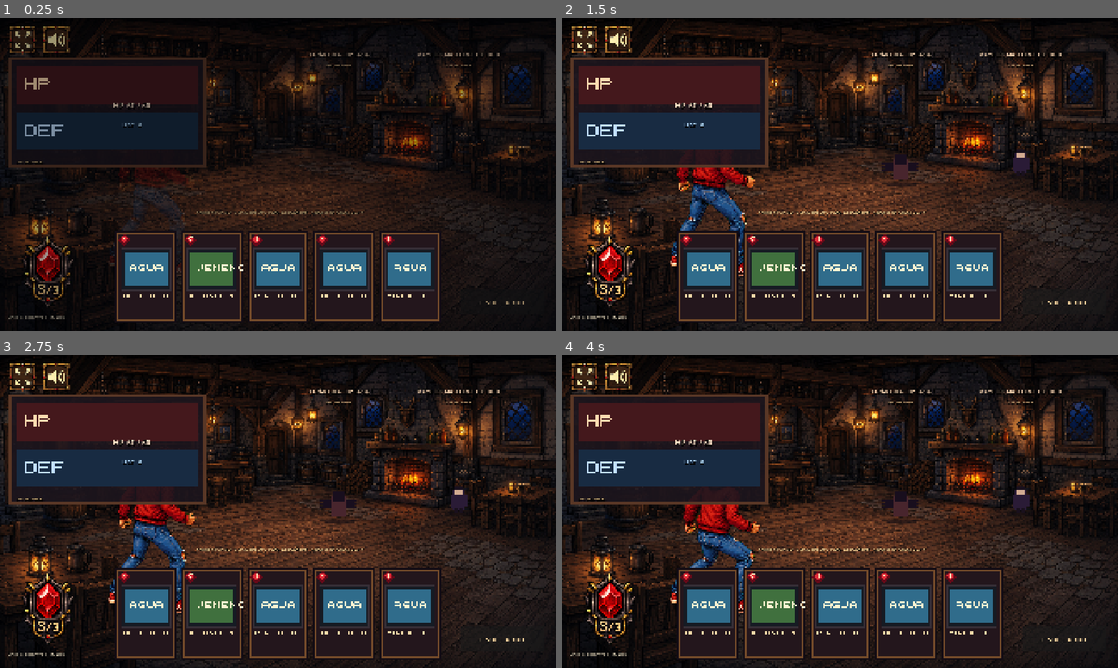
Above: before the commit, frames 1-4 (two rows, left to right).
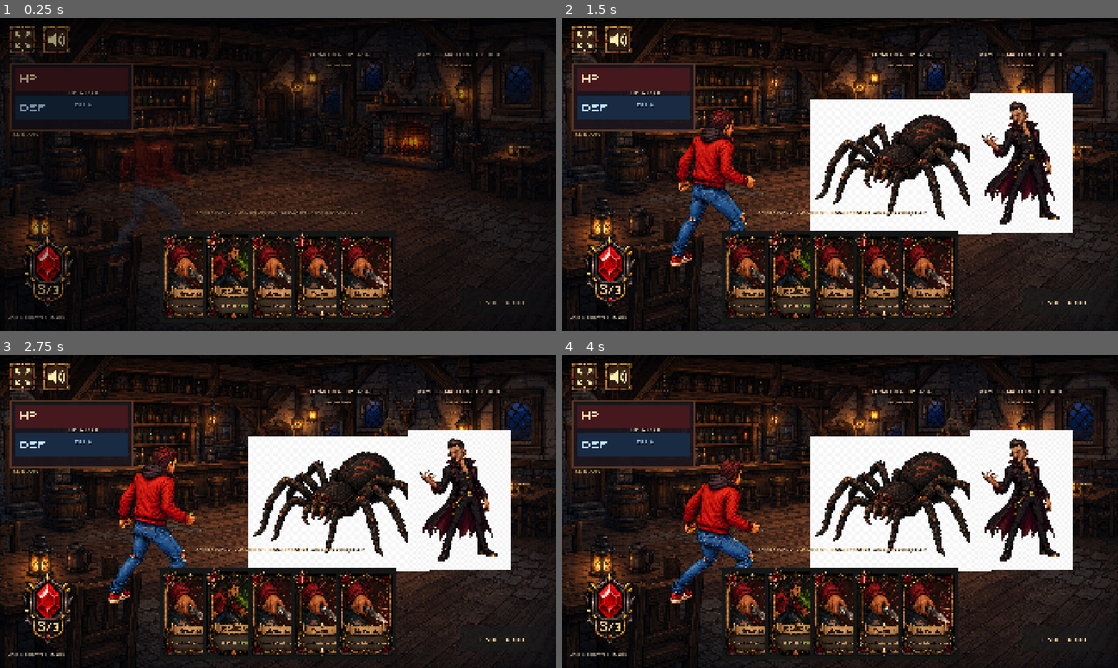
Above: after the commit, the same moments.

Repository: toxicomediante/vampiros
Game: Godot game, scene res://scenes/combat.tscn
Same seed, same stepped clock (60 frames per second), same inputs: the game is played once before the commit and once after it. This scene is started directly instead of the project's main scene.
Inputs (mouse positions are in pixels of both pictures, inside the frame that each line leads up to):
- Up to frame 1 (0.25 s): no input
- Up to frame 2 (1.5 s): click (706, 277) at 0.52 s; click (751, 277) at 1.27 s
- Up to frame 3 (2.75 s): click (211, 614) at 2.02 s
- Up to frame 4 (4 s): click (795, 614) at 2.77 s; click (840, 614) at 3.52 s

The runs differ from the first frame. In frame 1, 17% of the frame differs, in the area x 1-80%, y 12-97%; in frame 2, 37%; in frame 3, 37%, in the area x 1-92%, y 12-97%; in frame 4, 37%.

Commit message:
Vendor approved PNG assets directly in Godot project

Diff:
--- a/scripts/combat.gd
+++ b/scripts/combat.gd
@@ -11,7 +11,7 @@
 const ENERGY_FRAME_SIZE := Vector2i(384, 560)
 const ENERGY_FRAME_Y := 220
 const CARD_SIZE := Vector2(210, 315)
-const CARD_GAP := 18.0
+const CARD_GAP := -58.0
 const CARD_Y := 735.0
 const PLAY_LINE_Y := 700.0
 
@@ -55,6 +55,7 @@
 	&"tiriviento": preload("res://assets/cards/juan/tiriviento.png"),
 	&"fresquita": preload("res://assets/cards/juan/fresquita.png"),
 	&"siempre_sale_bien": preload("res://assets/cards/juan/siempre_sale_bien.png"),
+	&"el_oculto": preload("res://assets/cards/juan/el_oculto.png"),
 	&"mojadita": preload("res://assets/cards/michu/mojadita.png"),
 	&"michu_guardia": preload("res://assets/cards/michu/guardia.png"),
 	&"bocanegra": preload("res://assets/cards/michu/bocanegra.png"),
@@ -164,25 +165,25 @@
 func _build_runtime_ui() -> void:
 	var player_frame := TextureRect.new()
 	player_frame.texture = HP_DEF_FRAME_TEXTURE
-	player_frame.position = Vector2(24, 132)
-	player_frame.size = Vector2(690, 388)
+	player_frame.position = Vector2(34, 150)
+	player_frame.size = Vector2(430, 242)
 	player_frame.expand_mode = TextureRect.EXPAND_IGNORE_SIZE
 	player_frame.stretch_mode = TextureRect.STRETCH_KEEP_ASPECT_CENTERED
 	player_frame.mouse_filter = Control.MOUSE_FILTER_IGNORE
 	interface.add_child(player_frame)
 
 	player_hp_label = _make_label(
-		Vector2(245, 286), Vector2(420, 42), 25, Color(1.0, 0.9, 0.79)
+		Vector2(155, 244), Vector2(265, 34), 20, Color(1.0, 0.9, 0.79)
 	)
 	player_hp_label.horizontal_alignment = HORIZONTAL_ALIGNMENT_CENTER
 	interface.add_child(player_hp_label)
 	player_block_label = _make_label(
-		Vector2(245, 350), Vector2(420, 42), 23, Color(0.72, 0.88, 1.0)
+		Vector2(155, 286), Vector2(265, 34), 19, Color(0.72, 0.88, 1.0)
 	)
 	player_block_label.horizontal_alignment = HORIZONTAL_ALIGNMENT_CENTER
 	interface.add_child(player_block_label)
 	player_status_label = _make_label(
-		Vector2(55, 485), Vector2(650, 52), 15, Color(0.96, 0.82, 0.56)
+		Vector2(48, 392), Vector2(430, 42), 13, Color(0.96, 0.82, 0.56)
 	)
 	interface.add_child(player_status_label)
 
@@ -284,6 +285,8 @@
 		button.texture_normal = CARD_TEXTURES[card_id]
 		button.ignore_texture_size = true
 		button.stretch_mode = TextureButton.STRETCH_KEEP_ASPECT_CENTERED
+		button.clip_contents = false
+		button.texture_filter = CanvasItem.TEXTURE_FILTER_NEAREST
 		button.position = Vector2(start_x + card_index * (CARD_SIZE.x + CARD_GAP), CARD_Y)
 		button.size = CARD_SIZE
 		button.tooltip_text = "%s · Coste %d" % [
Binary file added: assets/cards/juan/el_oculto.png
Binary file changed: assets/cards/juan/fresquita.png
Binary file changed: assets/cards/juan/guantazo.png
Binary file changed: assets/cards/juan/guardia.png
Binary file changed: assets/cards/juan/siempre_sale_bien.png
Binary file changed: assets/cards/juan/tiriviento.png
Binary file changed: assets/cards/michu/bocanegra.png
Binary file changed: assets/cards/michu/choriza.png
Binary file changed: assets/cards/michu/guardia.png
Binary file changed: assets/cards/michu/mojadita.png
Binary file changed: assets/cards/michu/petardo.png
Binary file changed: assets/cards/michu/trilita.png
(and 7 more such lines)
